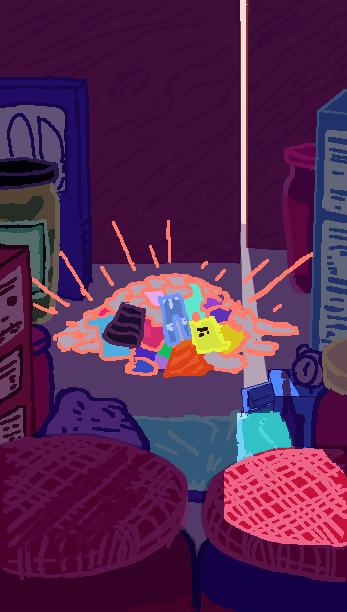
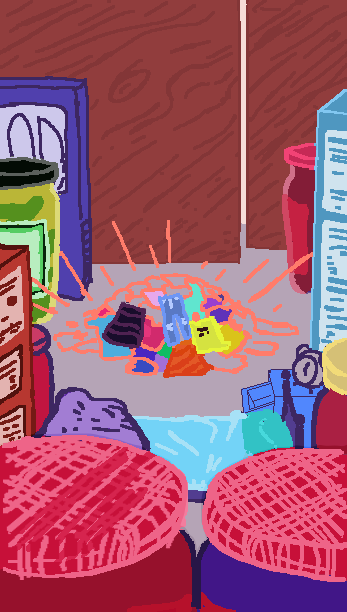
The second (347, 612) image is a revision of the first. Changes to its layers:
hid "Layer 16" over left=0, top=0, right=347, bottom=612
